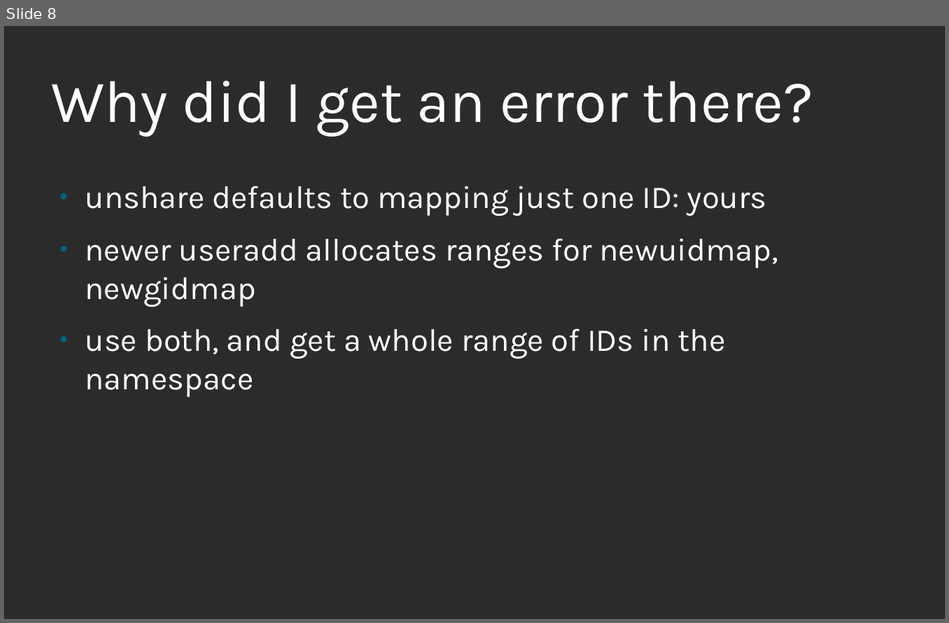
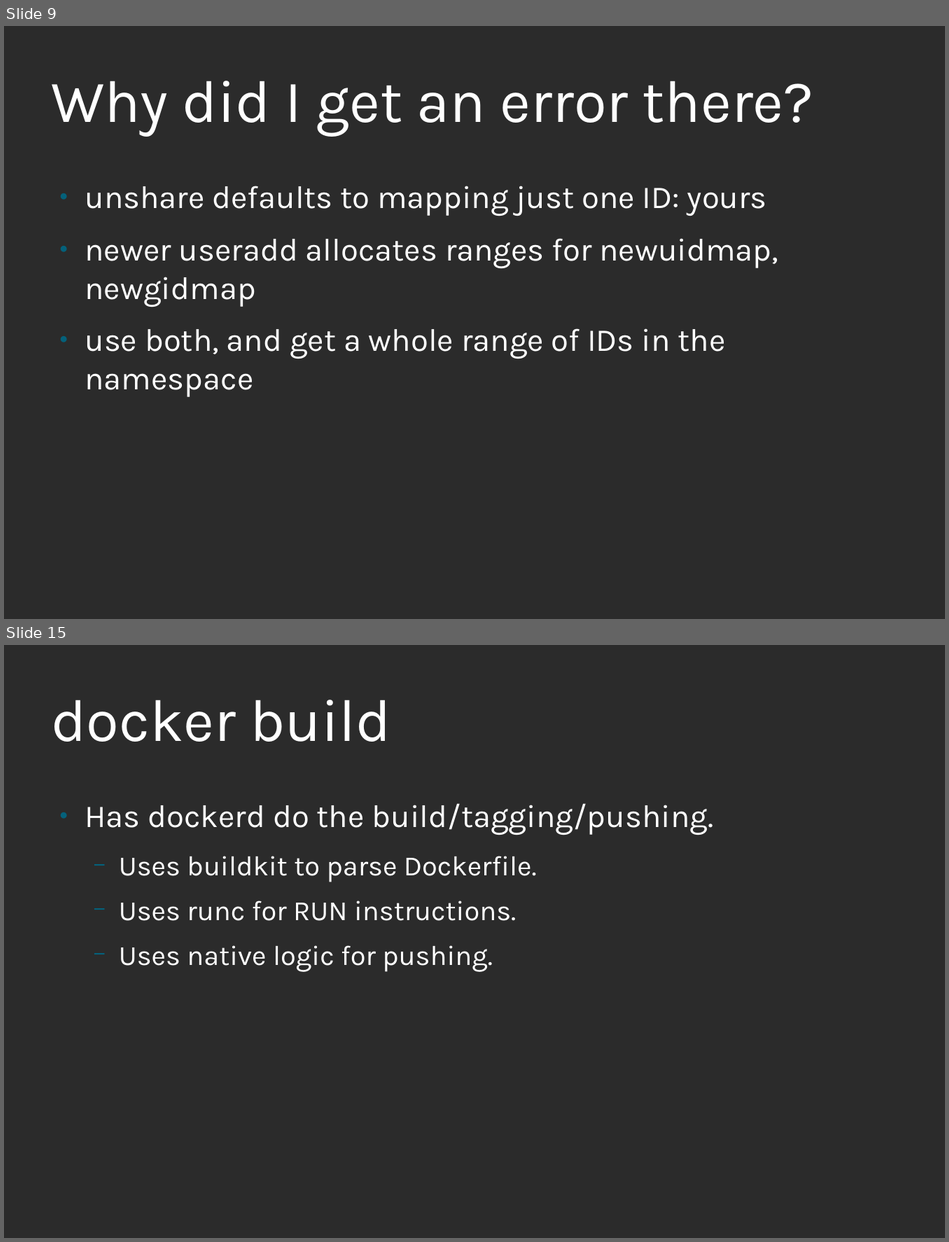
Before and after one commit to nalind/devconf.us-2018, a slide deck: images.odp. Shown one above the other, each under a label of ours: slide 8 before the commit, slides 9 and 15 after it; the slides between them are not shown. The pictures are 949x623 and 949x1242 pixels, drawn with LibreOffice and Linux fonts; fonts in the diff are those of the drawing; background and template pictures are left out; a plain dark background stands for a picture behind light text. Boxes give left, top, right and bottom in pixels: in the first picture for what was removed or moved away, otherwise in the second. Text is boxed around its words. In the diff, an @@ line names an element or a change of style, - is before the commit and + after.

```diff
--- a/images.odp
+++ b/images.odp
@@ slide 15 added at [4,645,945,1238], background picture (left out) @@
@@ title added at [51,700,391,742], 60 pt, text #FFFFFF @@
+docker build
@@ text added at [84,803,714,972], 28 pt, text #FFFFFF @@
+● Has dockerd do the build/tagging/pushing.
+  − Uses buildkit to parse Dockerfile.
+  − Uses runc for RUN instructions.
+  − Uses native logic for pushing.
@@ what was slide 8 is now slide 9 @@
```
Also in this commit, not shown: 3 slides changed, 10 other slides added.
